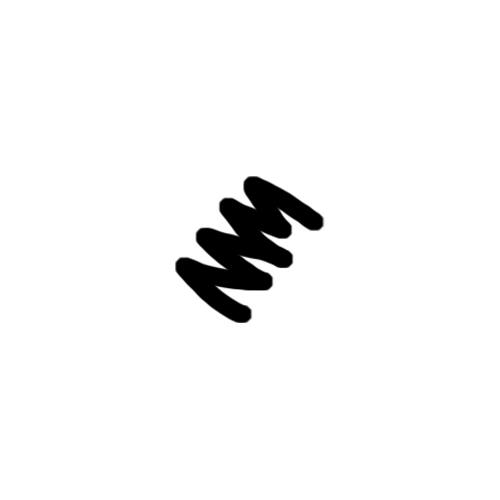
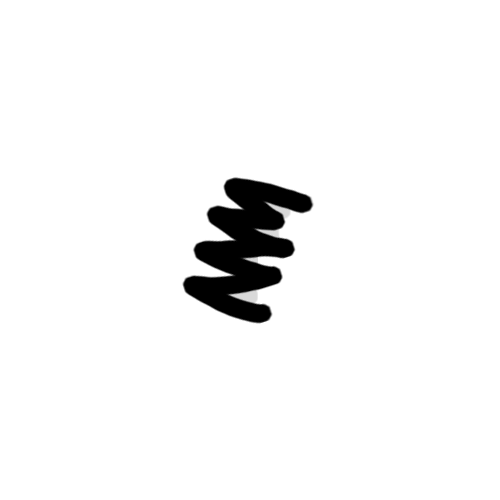
Two versions of the same layered image (500x500). Layer-by-layer changes:
painted on "Layer 5" over [175, 176, 325, 324]
added layer "Layer 7" (15%) above "Layer 6" over [223, 196, 291, 309]
added layer "Layer 6" over [213, 195, 309, 313]
